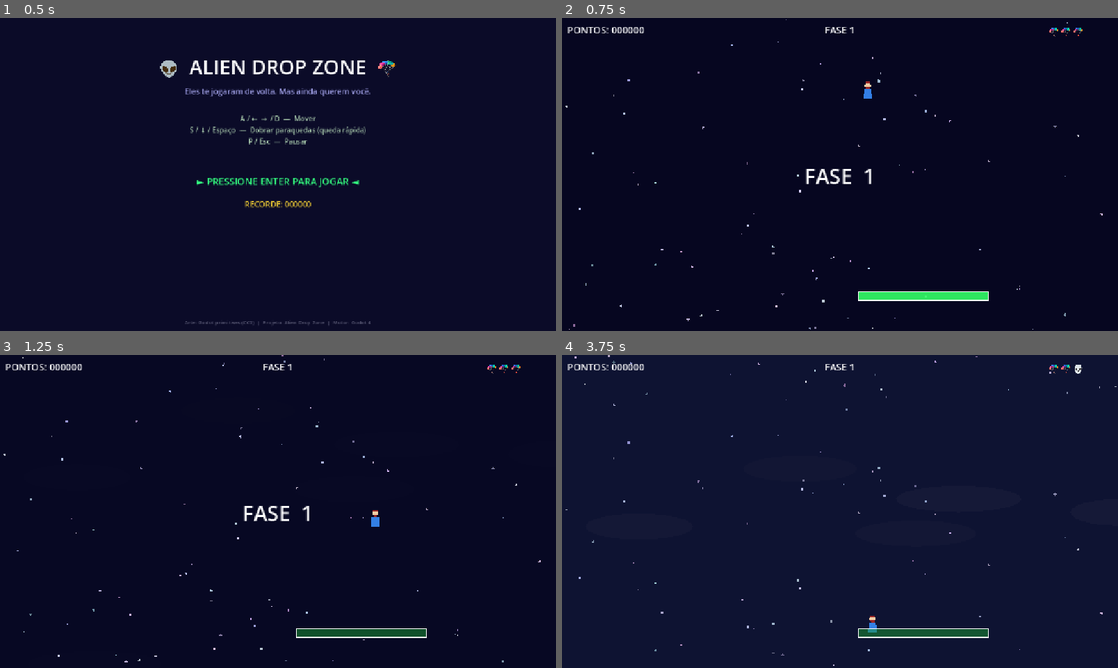
Above: before the commit, frames 1-4 (two rows, left to right).
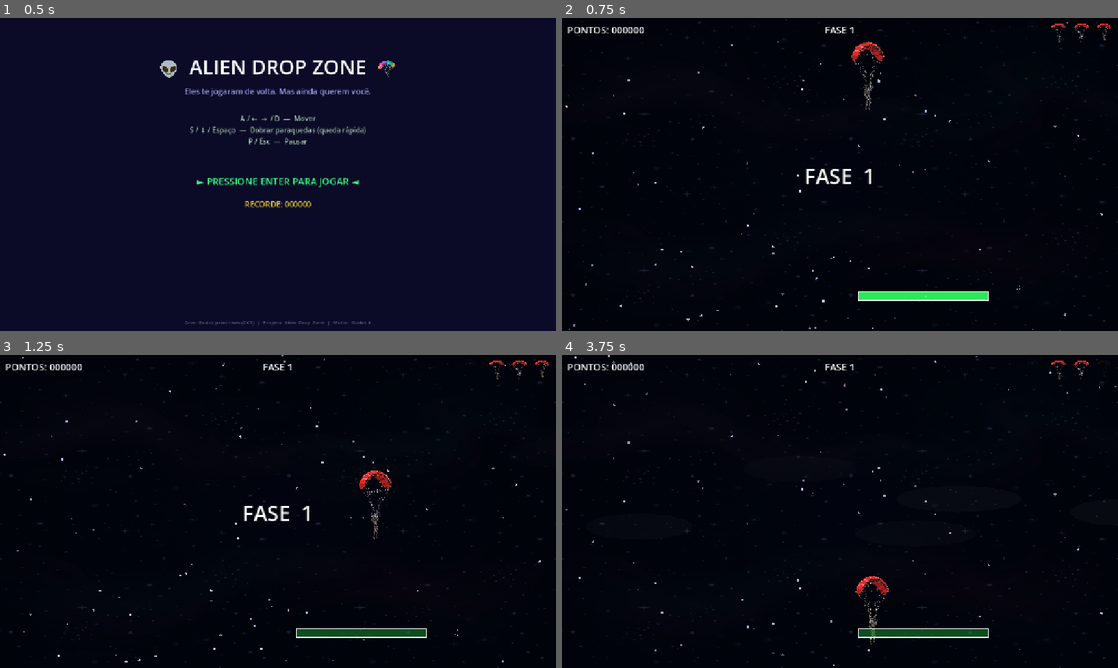
Above: after the commit, the same moments.

Repository: lucascarvalhoUEA/prototipo-jogo-2d-inedito
Game: Godot game, scene res://scenes/menus/TitleScreen.tscn
Same seed, same stepped clock (60 frames per second), same inputs: the game is played once before the commit and once after it.
Inputs:
- Up to frame 1 (0.5 s): no input
- Up to frame 2 (0.75 s): tap Enter (ui_accept) at 0.5 s; hold D (move_right) from 0.53 s (still down); hold S (fold_chute) from 0.53 s (still down)
- Up to frame 3 (1.25 s): keep holding D (move_right); keep holding S (fold_chute); tap Enter (ui_accept) at 0.77 s
- Up to frame 4 (3.75 s): release D (move_right) at 1.28 s; release S (fold_chute) at 1.28 s; hold A (move_left) 1.28-2.03 s; tap Space at 1.35, 2.85 s; tap Enter (ui_accept) at 1.52, 3.02 s; hold S (fold_chute) 2.03-2.78 s; hold D (move_right) 2.03-3.53 s; hold A (move_left) from 3.53 s (still down); hold S (fold_chute) from 3.53 s (still down)

Frame 1 is identical in both runs. In frame 2, 0.5% of the frame differs, in the area x 52-99%, y 1-30%; in frame 3, 24%; in frame 4, 98%, in the area x 0-100%, y 0-100%.

Commit message:
feat(visuals): replace procedural graphics with custom sprites and fix core bugs
- Integrate high-resolution vector sprites for all aliens, power-ups, and the main parachuter.

- Replace the solid color background with a high-contrast dark space background.

- Overhaul HUD to use actual sprite icons for player lives.

- Enable mipmapping via ImageTexture to ensure sharp rendering on scaled sprites.

- Fix: Prevent landing on the sides of the LandingZone; now strictly requires top-down landing.

- Fix: Prevent AlienShooter from firing when spawned outside camera bounds.

- Refactor: Standardize asset loading pipeline using dynamic Image.load().

Diff:
--- a/scripts/AlienCapture.gd
+++ b/scripts/AlienCapture.gd
@@ -9,6 +9,7 @@
 var _beam: Node2D = null
 
 func _on_ready() -> void:
+	_setup_sprite()
 	_beam = $TractorBeam as Node2D
 	damage_on_contact = true
 	score_value = 250
@@ -40,3 +41,18 @@
 		velocity.x = move_toward(velocity.x, 0.0, acceleration * delta)
 
 	velocity.y = 0.0
+
+func _setup_sprite() -> void:
+	var old_sprite = get_node_or_null("Sprite2D")
+	if old_sprite:
+		old_sprite.queue_free()
+
+	var spr = Sprite2D.new()
+	spr.name = "MainSprite"
+	var img = Image.new()
+	if img.load("res://assets/sprites/alien_capture.png") == OK:
+		img.generate_mipmaps()
+		spr.texture = ImageTexture.create_from_image(img)
+	spr.scale = Vector2(0.12, 0.12)
+	add_child(spr)
+	move_child(spr, 0)
--- a/scripts/AlienPatroller.gd
+++ b/scripts/AlienPatroller.gd
@@ -11,6 +11,7 @@
 
 
 func _on_ready() -> void:
+	_setup_sprite()
 	_screen_width = get_viewport_rect().size.x
 	_direction = 1.0 if randf() > 0.5 else -1.0
 	# Bob vertical suave
@@ -36,5 +37,21 @@
 
 
 func _flip_sprite() -> void:
-	var spr: Node2D = $Sprite2D
-	spr.set("flip_h", _direction < 0.0)
+	var spr: Sprite2D = get_node_or_null("MainSprite")
+	if spr:
+		spr.flip_h = _direction < 0.0
+
+func _setup_sprite() -> void:
+	var old_sprite = get_node_or_null("Sprite2D")
+	if old_sprite:
+		old_sprite.queue_free()
+
+	var spr = Sprite2D.new()
+	spr.name = "MainSprite"
+	var img = Image.new()
+	if img.load("res://assets/sprites/alien_patroller.png") == OK:
+		img.generate_mipmaps()
+		spr.texture = ImageTexture.create_from_image(img)
+	spr.scale = Vector2(0.13, 0.13)
+	add_child(spr)
+	move_child(spr, 0)
--- a/scripts/AlienShooter.gd
+++ b/scripts/AlienShooter.gd
@@ -13,6 +13,7 @@
 
 
 func _on_ready() -> void:
+	_setup_sprite()
 	_screen_width = get_viewport_rect().size.x
 	_drift_dir = 1.0 if randf() > 0.5 else -1.0
 	damage_on_contact = true
@@ -31,7 +32,9 @@
 	_fire_timer += delta
 	if _fire_timer >= fire_interval:
 		_fire_timer = 0.0
-		_shoot()
+		# Só atira se estiver dentro da área visível da tela
+		if position.x > 0 and position.x < _screen_width and position.y > 0 and position.y < get_viewport_rect().size.y:
+			_shoot()
 
 
 func _shoot() -> void:
@@ -79,3 +82,18 @@
 		body.call("take_damage")
 	if is_instance_valid(proj):
 		proj.queue_free()
+
+func _setup_sprite() -> void:
+	var old_sprite = get_node_or_null("Sprite2D")
+	if old_sprite:
+		old_sprite.queue_free()
+
+	var spr = Sprite2D.new()
+	spr.name = "MainSprite"
+	var img = Image.new()
+	if img.load("res://assets/sprites/alien_shooter.png") == OK:
+		img.generate_mipmaps()
+		spr.texture = ImageTexture.create_from_image(img)
+	spr.scale = Vector2(0.14, 0.14)
+	add_child(spr)
+	move_child(spr, 0)
--- a/scripts/BackgroundScroll.gd
+++ b/scripts/BackgroundScroll.gd
@@ -57,10 +57,9 @@
 
 
 func _draw() -> void:
-	# Gradiente de fundo (céu → terra)
+	# Gradiente de fundo removido para exibir a arte HD
 	var progress: float = clamp(_scroll_y / 2000.0, 0.0, 1.0)
-	var sky_color: Color = Color(0.02, 0.02, 0.12, 1).lerp(Color(0.4, 0.6, 0.9, 1), progress)
-	draw_rect(Rect2(Vector2.ZERO, _screen), sky_color)
+	# draw_rect(Rect2(Vector2.ZERO, _screen), sky_color)
 
 	# Estrelas (só visíveis quando no espaço/alta altitude)
 	var star_alpha: float = 1.0 - progress
--- a/scripts/Game.gd
+++ b/scripts/Game.gd
@@ -22,6 +22,7 @@
 	GameManager.phase_complete.connect(_on_phase_complete)
 	player.hit_by_alien.connect(_on_player_hit_by_alien)
 	GameManager.start_new_game()
+	_setup_background()
 	_setup_landing_zone()
 
 	var p_handler = Node.new()
@@ -219,3 +220,18 @@
 	tween.tween_property(lbl, "position:y", lbl.position.y - 70.0, 1.4)
 	tween.parallel().tween_property(lbl, "modulate:a", 0.0, 1.4)
 	tween.tween_callback(lbl.queue_free)
+
+
+
+func _setup_background() -> void:
+	var img = Image.new()
+	if img.load("res://assets/backgrounds/space_bg.png") == OK:
+		var tex = ImageTexture.create_from_image(img)
+		var tr = TextureRect.new()
+		tr.texture = tex
+		tr.expand_mode = TextureRect.EXPAND_IGNORE_SIZE
+		tr.size = get_viewport_rect().size
+		# Escurece a imagem HD para não poluir visualmente e destacar as entidades (quase preto)
+		tr.modulate = Color(0.12, 0.12, 0.18, 1.0)
+		add_child(tr)
+		move_child(tr, 0)
--- a/scripts/HUD.gd
+++ b/scripts/HUD.gd
@@ -9,7 +9,16 @@
 @onready var beam_warning: Label = $BeamWarning
 
 var _beam_warning_timer: float = 0.0
+var _tex_life: Texture2D = null
 
+func _get_life_texture() -> Texture2D:
+	if _tex_life != null:
+		return _tex_life
+	var img = Image.new()
+	if img.load("res://assets/sprites/parachuter.png") == OK:
+		img.generate_mipmaps()
+		_tex_life = ImageTexture.create_from_image(img)
+	return _tex_life
 
 func _ready() -> void:
 	GameManager.score_changed.connect(_on_score_changed)
@@ -40,11 +49,24 @@
 	# Limpa e recria os ícones de vida
 	for child in lives_container.get_children():
 		child.queue_free()
+
+	var tex = _get_life_texture()
+
 	for i in range(GameManager.MAX_LIVES):
-		var icon := Label.new()
-		icon.text = "🪂" if i < lives else "💀"
-		icon.add_theme_font_size_override("font_size", 24)
-		lives_container.add_child(icon)
+		if tex != null:
+			var tr = TextureRect.new()
+			tr.texture = tex
+			tr.expand_mode = TextureRect.EXPAND_IGNORE_SIZE
+			tr.custom_minimum_size = Vector2(48, 48)
+			tr.stretch_mode = TextureRect.STRETCH_KEEP_ASPECT_CENTERED
+			if i >= lives:
+				tr.modulate = Color(0.2, 0.2, 0.2, 0.6) # Vida perdida fica escura e translúcida
+			lives_container.add_child(tr)
+		else:
+			var icon := Label.new()
+			icon.text = "🪂" if i < lives else "💀"
+			icon.add_theme_font_size_override("font_size", 24)
+			lives_container.add_child(icon)
 
 
 func _on_phase_changed(phase: int) -> void:
--- a/scripts/ItemPickup.gd
+++ b/scripts/ItemPickup.gd
@@ -42,6 +42,26 @@
 	lbl.text = data["icon"]
 	glow.color = data["color"]
 
+	# Load specific sprites for powerups
+	var sprite_path = ""
+	match item_type:
+		ItemType.MEDKIT: sprite_path = "res://assets/sprites/powerup_medkit.png"
+		ItemType.BOOST: sprite_path = "res://assets/sprites/powerup_speed.png"
+		ItemType.SHIELD: sprite_path = "res://assets/sprites/powerup_shield.png"
+		ItemType.BOMB: sprite_path = "res://assets/sprites/powerup_bomb.png"
+		ItemType.STAR: sprite_path = "res://assets/sprites/powerup_star.png"
+
+	if sprite_path != "":
+		var img = Image.new()
+		if img.load(sprite_path) == OK:
+			img.generate_mipmaps()
+			var spr = Sprite2D.new()
+			spr.texture = ImageTexture.create_from_image(img)
+			spr.scale = Vector2(0.06, 0.06)
+			add_child(spr)
+			lbl.visible = false
+			glow.visible = false
+
 
 func _on_body_entered(body: Node) -> void:
 	if not body.is_in_group("player"):
--- a/scripts/LandingZone.gd
+++ b/scripts/LandingZone.gd
@@ -53,6 +53,10 @@
 		var cb := body as CharacterBody2D
 		if cb == null:
 			return
+		# Garante que o jogador está vindo de cima (evita pouso de lado)
+		if cb.global_position.y > global_position.y:
+			return
+
 		var speed: float = absf(cb.velocity.y)
 		if speed > 10.0:
 			_player_on_zone = true
--- a/scripts/Parachuter.gd
+++ b/scripts/Parachuter.gd
@@ -39,8 +39,28 @@
 
 
 func _ready() -> void:
+	_setup_sprite()
 	_update_sprite()
 	invincibility_timer.timeout.connect(_on_invincibility_timer_timeout)
+
+func _setup_sprite() -> void:
+	# Oculta/deleta os polígonos antigos
+	if sprite_open: sprite_open.queue_free()
+	if sprite_folded: sprite_folded.queue_free()
+
+	var spr = Sprite2D.new()
+	spr.name = "MainSprite"
+	var img = Image.new()
+	if img.load("res://assets/sprites/parachuter.png") == OK:
+		img.generate_mipmaps()
+		spr.texture = ImageTexture.create_from_image(img)
+	spr.scale = Vector2(0.14, 0.14)
+
+	# Ajuste do ponto de ancoragem para os pés ficarem no centro do colisor original
+	spr.position = Vector2(0, -32)
+
+	add_child(spr)
+	move_child(spr, 0)
 
 
 func _physics_process(delta: float) -> void:
@@ -194,8 +214,13 @@
 # ── Utilitários ───────────────────────────────────────────────────────────────
 
 func _update_sprite() -> void:
-	sprite_open.visible = not is_chute_folded
-	sprite_folded.visible = is_chute_folded
+	var main_spr = get_node_or_null("MainSprite")
+	if main_spr:
+		if is_chute_folded:
+			main_spr.scale = Vector2(0.10, 0.17) # Efeito esticado para o mergulho
+		else:
+			main_spr.scale = Vector2(0.14, 0.14) # Normal
+
 	emit_signal("chute_folded", is_chute_folded)
 
 
Binary file added: assets/backgrounds/space_bg.png
Binary file added: assets/sprites/alien_capture.png
Binary file added: assets/sprites/alien_patroller.png
Binary file added: assets/sprites/alien_shooter.png
Binary file added: assets/sprites/parachuter.png
Binary file added: assets/sprites/powerup_bomb.png
Binary file added: assets/sprites/powerup_medkit.png
Binary file added: assets/sprites/powerup_shield.png
Binary file added: assets/sprites/powerup_speed.png
Binary file added: assets/sprites/powerup_star.png
